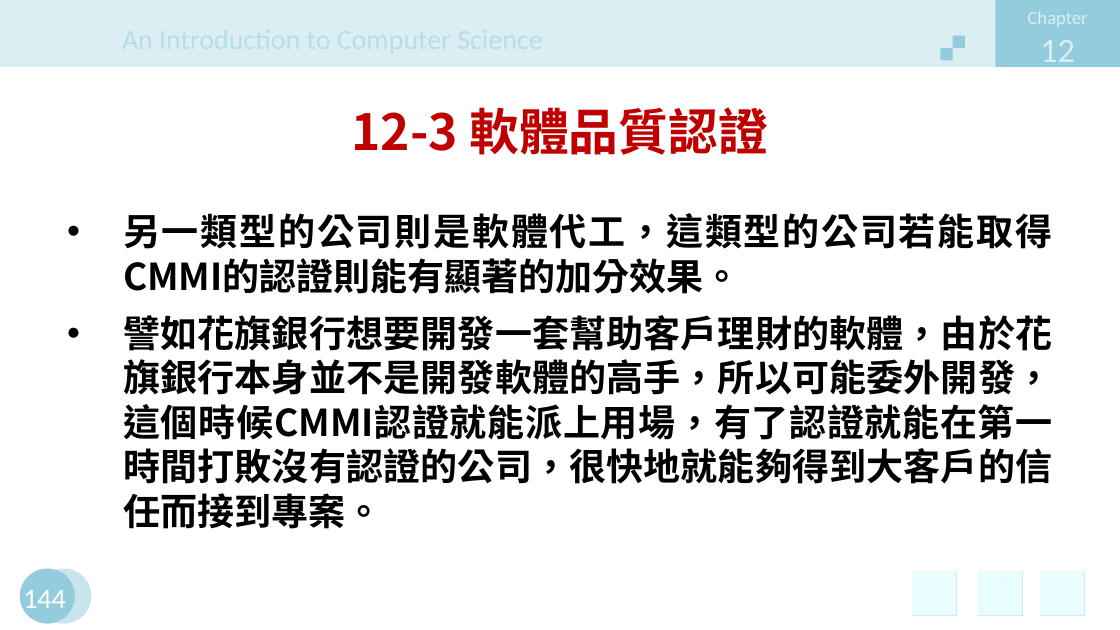
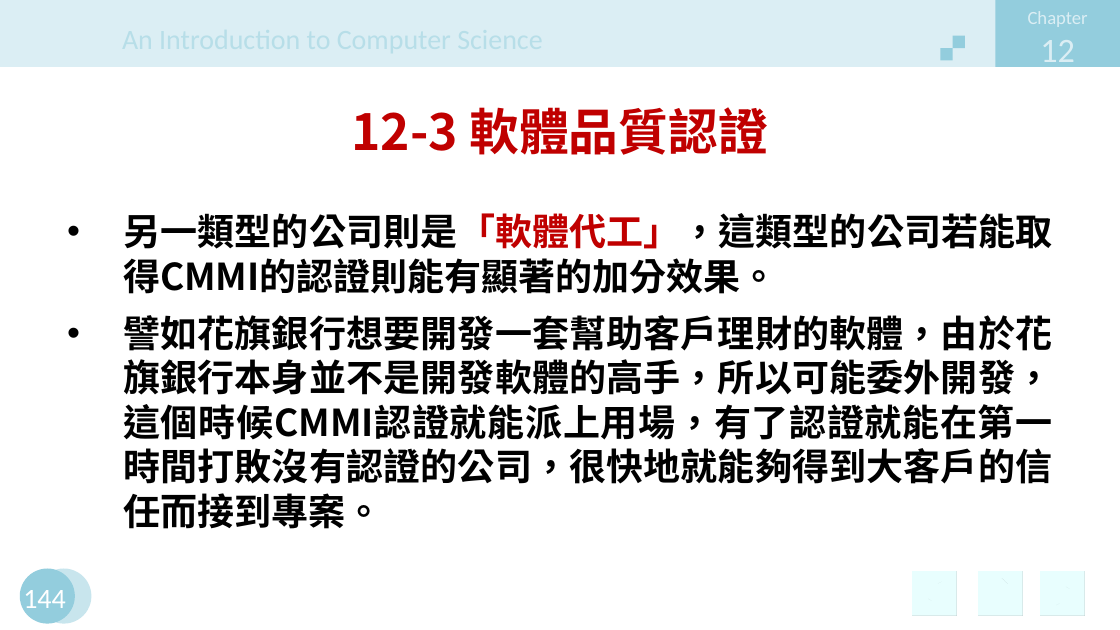
Before and after one commit to jiaweichang/biography, a slide deck: slide 144 of slides/11402/Introduction to Computer/CH12.pptx. Drawn at 1120x630 pixels with LibreOffice and Linux fonts; fonts in the diff are those of the drawing; background and template pictures are left out. Boxes give left, top, right and bottom in pixels: in the first picture for what was removed or moved away, otherwise in the second. Text is boxed around its words. In the diff, an @@ line names an element or a change of style, - is before the commit and + after.

```diff
--- a/slides/11402/Introduction to Computer/CH12.pptx
+++ b/slides/11402/Introduction to Computer/CH12.pptx
@@ text at (123,213,1052,294): text changed @@
-• 另一類型的公司則是軟體代工，這類型的公司若能取得CMMI的認證則能有顯著的加分效果。
+• 另一類型的公司則是「軟體代工」，這類型的公司若能取得CMMI的認證則能有顯著的加分效果。
```
Also in this commit, not shown: 14 other slides changed, 7 other files.
